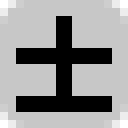
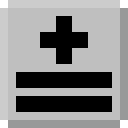
Layer changes from the first 128px x 128px image to the second:
removed layer "±" over [16, 16, 112, 96]
renamed "Hintergrund" to "icon-weights-posweighted.png", painted on it over [0, 0, 128, 128]
